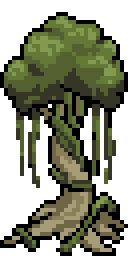
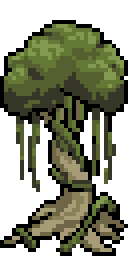
The second w=128, h=256 image is a revision of the first. Changes to its layers:
painted on "Layer 1" over [0, 12, 128, 192]
